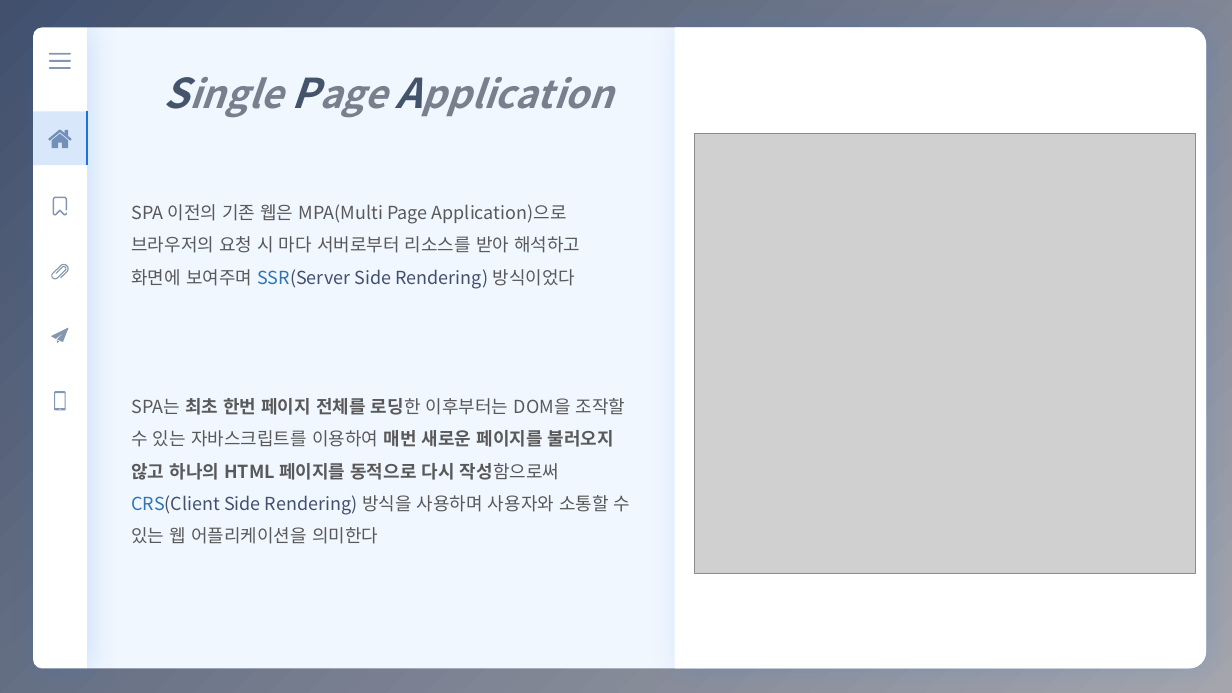
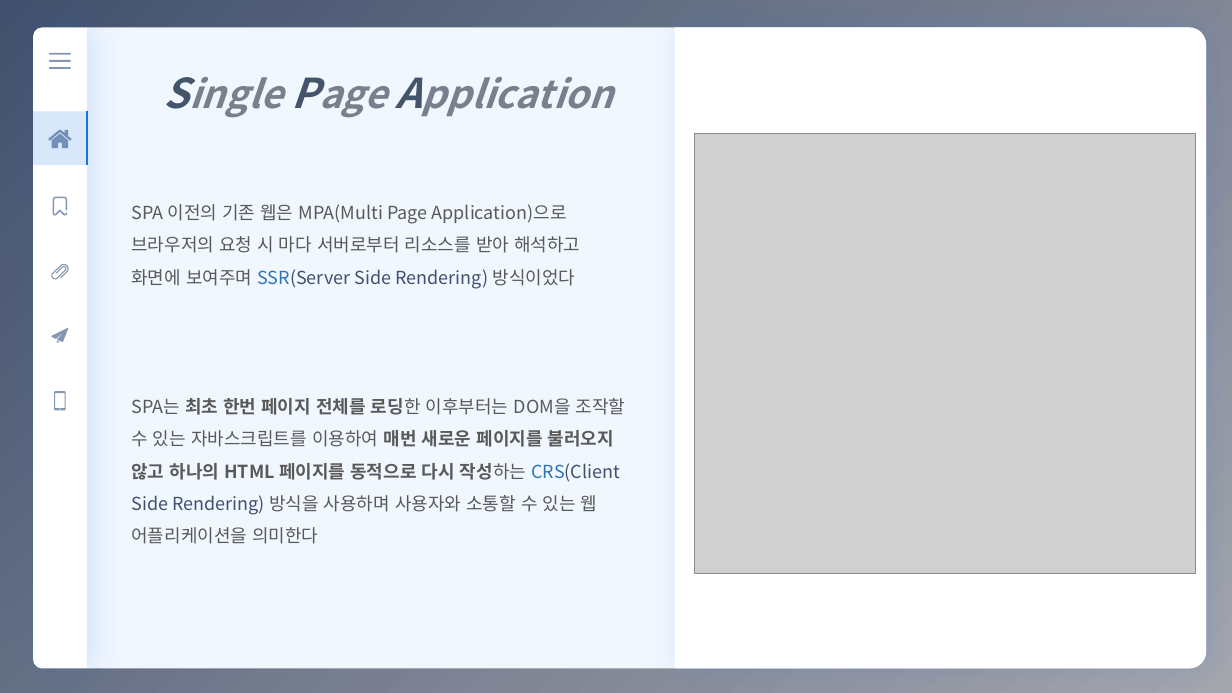
Before and after one commit to eunbee-kim/dmsql1471, a slide deck: slide 4 of 교육/4주차_MVC_SPA_PWA.pptx. Drawn at 1232x693 pixels with LibreOffice and Linux fonts; fonts in the diff are those of the drawing; grey boxes stand for pictures. Boxes give left, top, right and bottom in pixels: in the first picture for what was removed or moved away, otherwise in the second. Text is boxed around its words. In the diff, an @@ line names an element or a change of style, - is before the commit and + after.

```diff
--- a/교육/4주차_MVC_SPA_PWA.pptx
+++ b/교육/4주차_MVC_SPA_PWA.pptx
@@ text at (131,398,626,544): text changed @@
-SPA는 최초 한번 페이지 전체를 로딩한 이후부터는 DOM을 조작할 수 있는 자바스크립트를 이용하여 매번 새로운 페이지를 불러오지 않고 하나의 HTML 페이지를 동적으로 다시 작성함으로써 CRS(Client Side Rendering) 방식을 사용하며 사용자와 소통할 수 있는 웹 어플리케이션을 의미한다
+SPA는 최초 한번 페이지 전체를 로딩한 이후부터는 DOM을 조작할 수 있는 자바스크립트를 이용하여 매번 새로운 페이지를 불러오지 않고 하나의 HTML 페이지를 동적으로 다시 작성하는 CRS(Client Side Rendering) 방식을 사용하며 사용자와 소통할 수 있는 웹 어플리케이션을 의미한다
```
Also in this commit, not shown: 2 other slides changed, 3 slides added, 2 slides removed.
